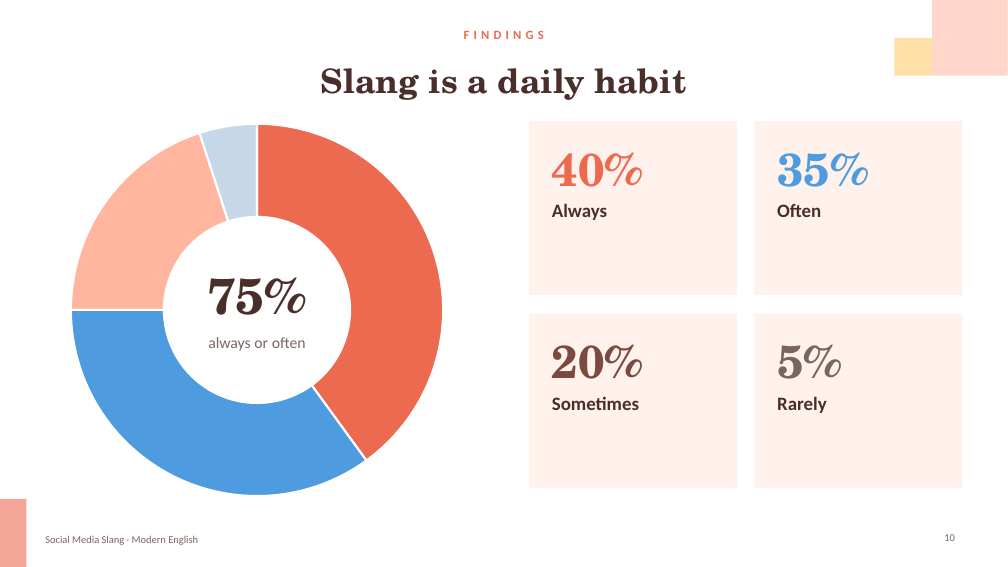
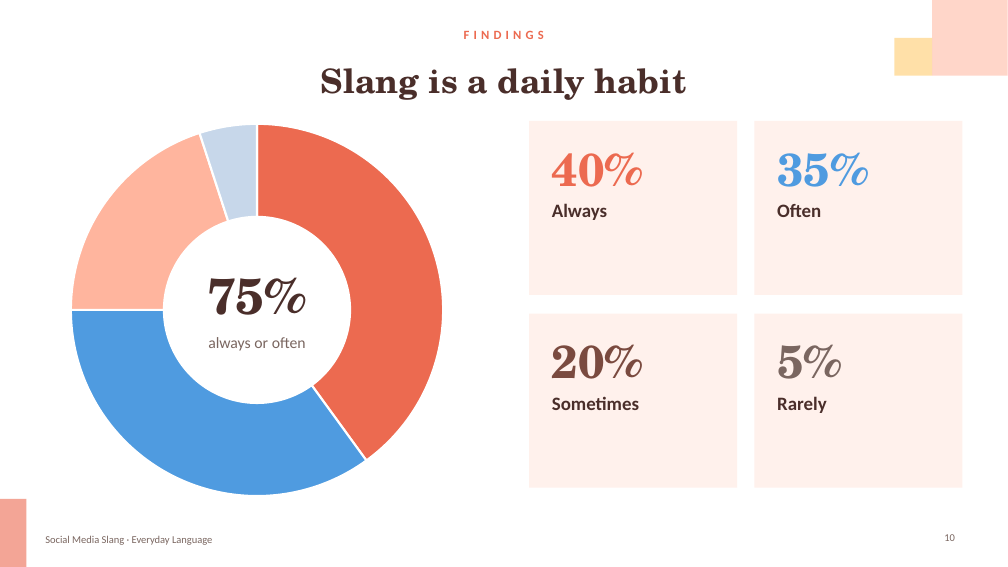
Before and after one commit to araymyrkieva9-sketch/english-daptar, a slide deck: slide 10 of variants/Slang_Presentation_4_Soft_Coral.pptx. Drawn at 1008x567 pixels with LibreOffice and Linux fonts; fonts in the diff are those of the drawing. Boxes give left, top, right and bottom in pixels: in the first picture for what was removed or moved away, otherwise in the second. Text is boxed around its words. In the diff, an @@ line names an element or a change of style, - is before the commit and + after.

```diff
--- a/variants/Slang_Presentation_4_Soft_Coral.pptx
+++ b/variants/Slang_Presentation_4_Soft_Coral.pptx
@@ text at <box>45,535,212,545</box>: text changed @@
-Social Media Slang · Modern English
+Social Media Slang · Everyday Language
```
Also in this commit, not shown: 17 other slides changed, 3 other files.
